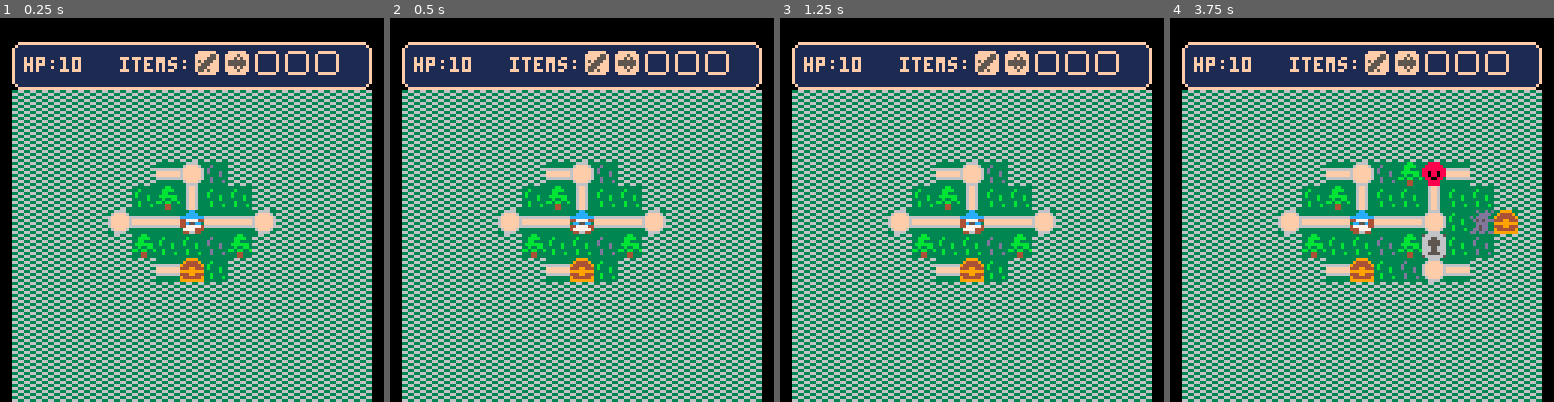
Above: before the commit, frames 1-4 (left to right).
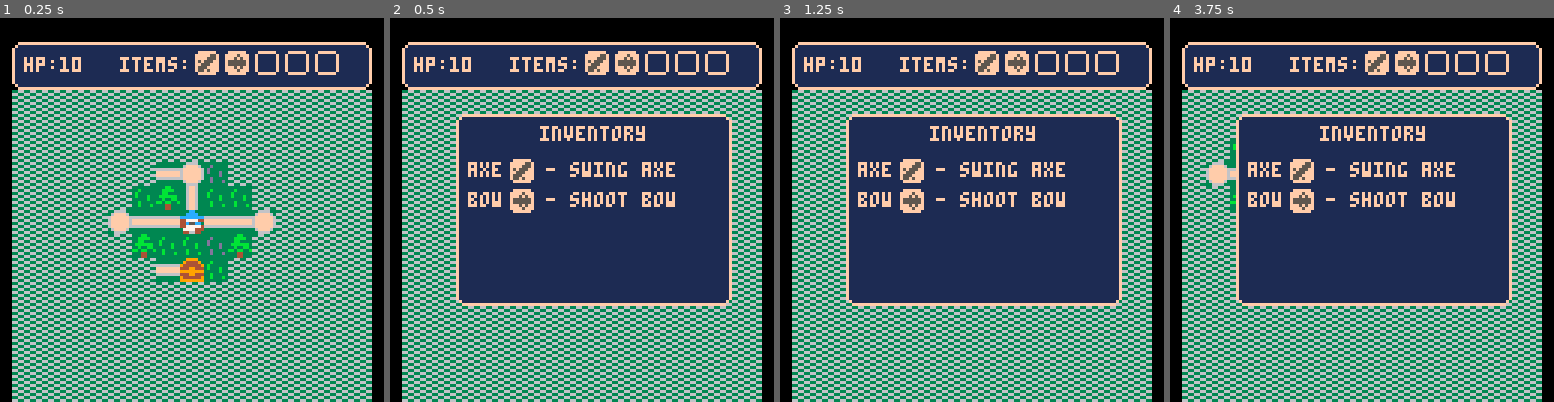
Above: after the commit, the same moments.

Repository: AddisonMink/tumberts-quest-p8
Game: PICO-8 cartridge wip.p8
Two runs of this game, one before a commit and one after it. Both use one fixed random seed, a clock stepped at 60 frames per second and the inputs below.
Inputs:
- Up to frame 1 (0.25 s): no input
- Up to frame 2 (0.5 s): tap X (X key) at 0.33 s
- Up to frame 3 (1.25 s): tap O (Z key) at 0.7 s; tap X (X key) at 1.07 s
- Up to frame 4 (3.75 s): hold Right 1.6-2.1 s; tap O (Z key) every 0.4 s from 1.7 to 3.7 s; tap X (X key) at 1.85, 2.97 s; hold Up 2.15-2.42 s; hold Right 2.47-3.03 s; hold Left 3.08-3.58 s; hold Down from 3.63 s (still down)

Frame 1 is identical in both runs. In frame 2, 36% of the frame differs, in the area x 17-90%, y 25-75%; in frame 3, 36%; in frame 4, 36%, in the area x 9-91%, y 25-75%.

Commit message:
implement treasure nodes.

Diff:
--- a/wip.p8
+++ b/wip.p8
@@ -17,7 +17,11 @@
   { name = "bow", desc = "shoot bow", icon = 48 }
 }
 
-world = world_module(items, max_items)
+treasures = {
+  [7 .. "," .. 7] = items[2]
+}
+
+world = world_module(items, max_items, treasures)
 
 function _init()
 end
--- a/world.lua
+++ b/world.lua
@@ -1,4 +1,4 @@
-function world_module(items, max_items)
+function world_module(items, max_items, treasures)
   local state = "enter"
   local nodes = {}
   local from_key = nil
@@ -8,6 +8,8 @@
   local timer_max = 0
   local fog = {}
   local node_key = 7 .. "," .. 5
+  local inventory_ui = nil
+  local add_item_ui = nil
   local me = {}
 
   function me:update()
@@ -43,13 +45,46 @@
         timer_max = move_speed * 2
         timer = timer_max
       elseif btnp(4) or btnp(5) then
+        state = "inventory"
+        inventory_ui = inventory_ui_module(items)
       end
     elseif state == "moving" then
       timer -= 1 / 30
       if timer <= 0 then state = "enter" end
     elseif state == "enter" then
       clear_fog(node)
-      state = "idle"
+      local id = mget(node.x, node.y)
+      if id == 49 then
+        -- empty node
+        state = "idle"
+      elseif id == 36 then
+        -- battle node
+        state = "idle"
+      elseif id == 5 then
+        -- treasure node
+        if treasures[node_key] then
+          state = "add_item"
+          local new_item = treasures[node_key]
+          add_item_ui = add_item_ui_module(items, max_items, new_item)
+        else
+          state = "idle"
+          mset(node.x, node.y, 49)
+        end
+      elseif id == 37 then
+        -- home node
+        state = "idle"
+      end
+    elseif state == "inventory" then
+      if inventory_ui:update() == "cancel" then
+        state = "idle"
+        inventory_ui = nil
+      end
+    elseif state == "add_item" then
+      local result = add_item_ui:update()
+      if result then
+        state = "idle"
+        mset(node.x, node.y, 49)
+      end
     end
   end
 
@@ -62,6 +97,12 @@
       draw_player_between(nodes[from_key], nodes[to_key], t)
     else
       draw_player_at(nodes[node_key])
+    end
+
+    if state == "inventory" then
+      inventory_ui:draw()
+    elseif state == "add_item" then
+      add_item_ui:draw()
     end
   end
 
Not shown, removed: scratch.txt
